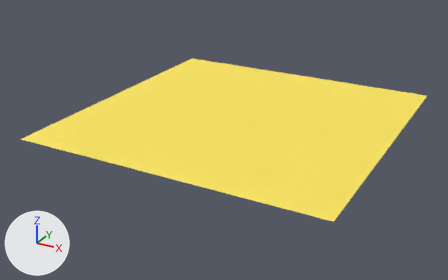
What one commit did to the glTF model 3d/world/export_triangulated/natura_world_224.gltf.
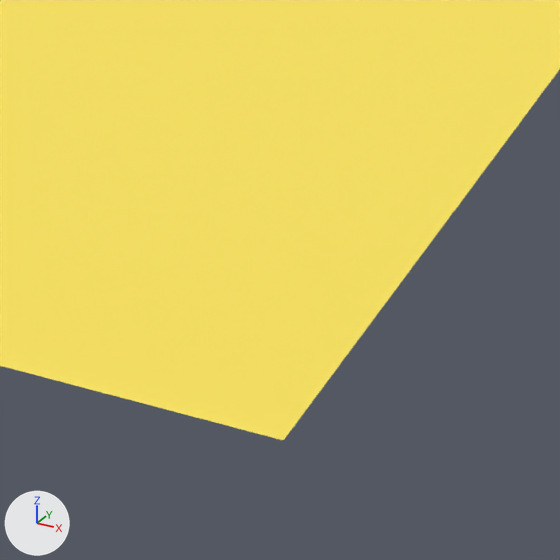
Old and new are each drawn whole from a camera (50 mm lens) standing at (-0.3275, 0.3472, 0.0948) and looking at (-0.4418, 0.5551, -0.0092) and again close up on the part from 66% to 83% of the width and 58% to 85% of the height. The axes (+X, +Y, +Z) are drawn at lower left. The lights are the same throughout. Vertices at the same position are counted once.

The scene before the commit, as lines of its bpy script (objects in view):
```python
me_plane_224 = bpy.data.meshes.new('Plane.224')
me_plane_224.from_pydata(...)  # 289 vertices, 512 faces; spans x -0.5..-0.375, y 0.5..0.625, z 0.0
me_plane_224.materials.append(mat_beach_material)  # yellow #fee761
ob_natura_world_224 = bpy.data.objects.new('natura_world.224', me_plane_224)
ob_natura_world_224.location = (0.0, 0.0, 0.0)
```
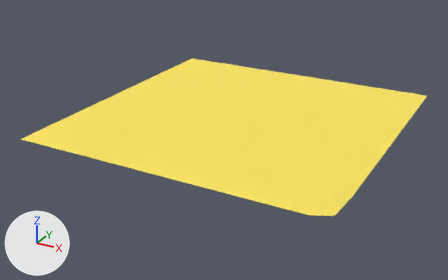
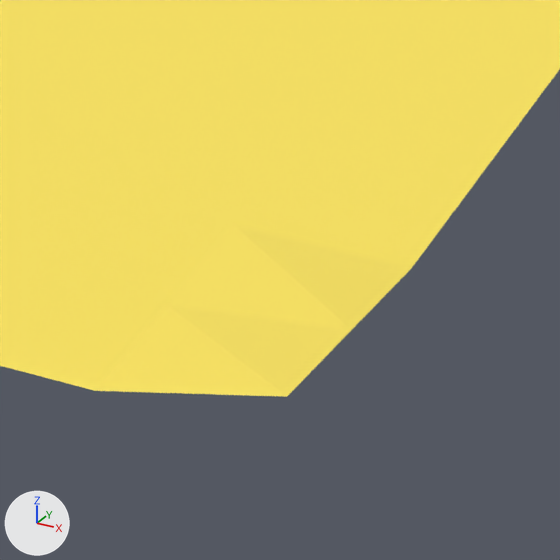
The newer file is also turned or shifted as a whole; pictures and numbers use the older file's frame.

Location of each change, [x1, y1, x2, y2] in pixels of the close-ups (560 x 560 px; the box of a moved part takes in the faces that stretch with it):
'natura_world.224', reshaped
    before: [0, 0, 560, 440]
    after: [0, 0, 560, 397]
part 1 of me_plane_224, moved or reshaped
    before: [95, 225, 411, 440]
    after: [95, 225, 411, 397]

The edits, one by one:
me_plane_224 has 289 vertices, 512 faces and spans x -0.5..-0.375, y 0.5..0.625, z 0.0.
me_plane_224 is used by ob_natura_world_224; location (0.0, 0.0, 0.0).
Part 1, on me_plane_224:
Vertex 0 of me_plane_224 moves from (-0.375, 0.5078, 0.0) at pixel (349, 351) to (-0.375, 0.5078, 0.001) at pixel (351, 330).
Vertex 3 of me_plane_224 moves from (-0.375, 0.5, 0.0) at pixel (283, 440) to (-0.375, 0.5, 0.002) at pixel (287, 396).
